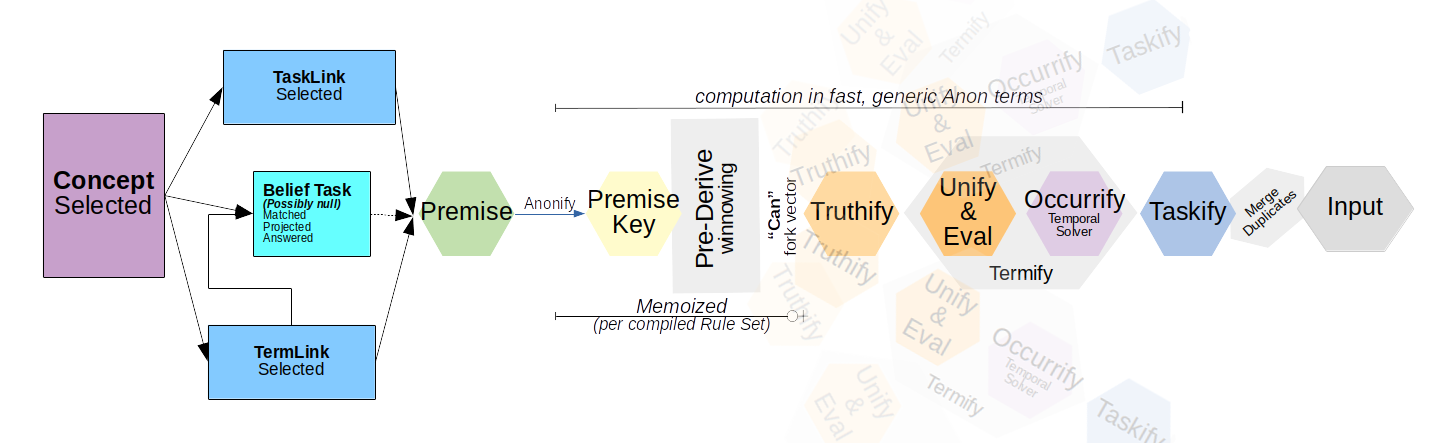
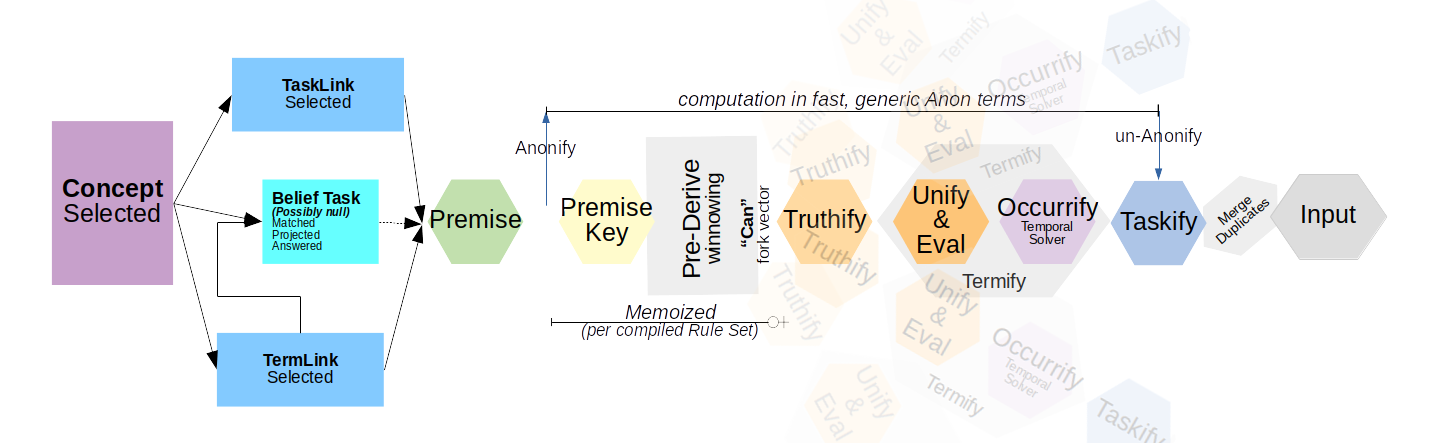
Two versions of the same layered image (w=1440, h=443). Layer-by-layer changes:
renamed "derivation_pipeline2.png" to "Clipboard", painted on it over [42, 49, 1414, 407]
